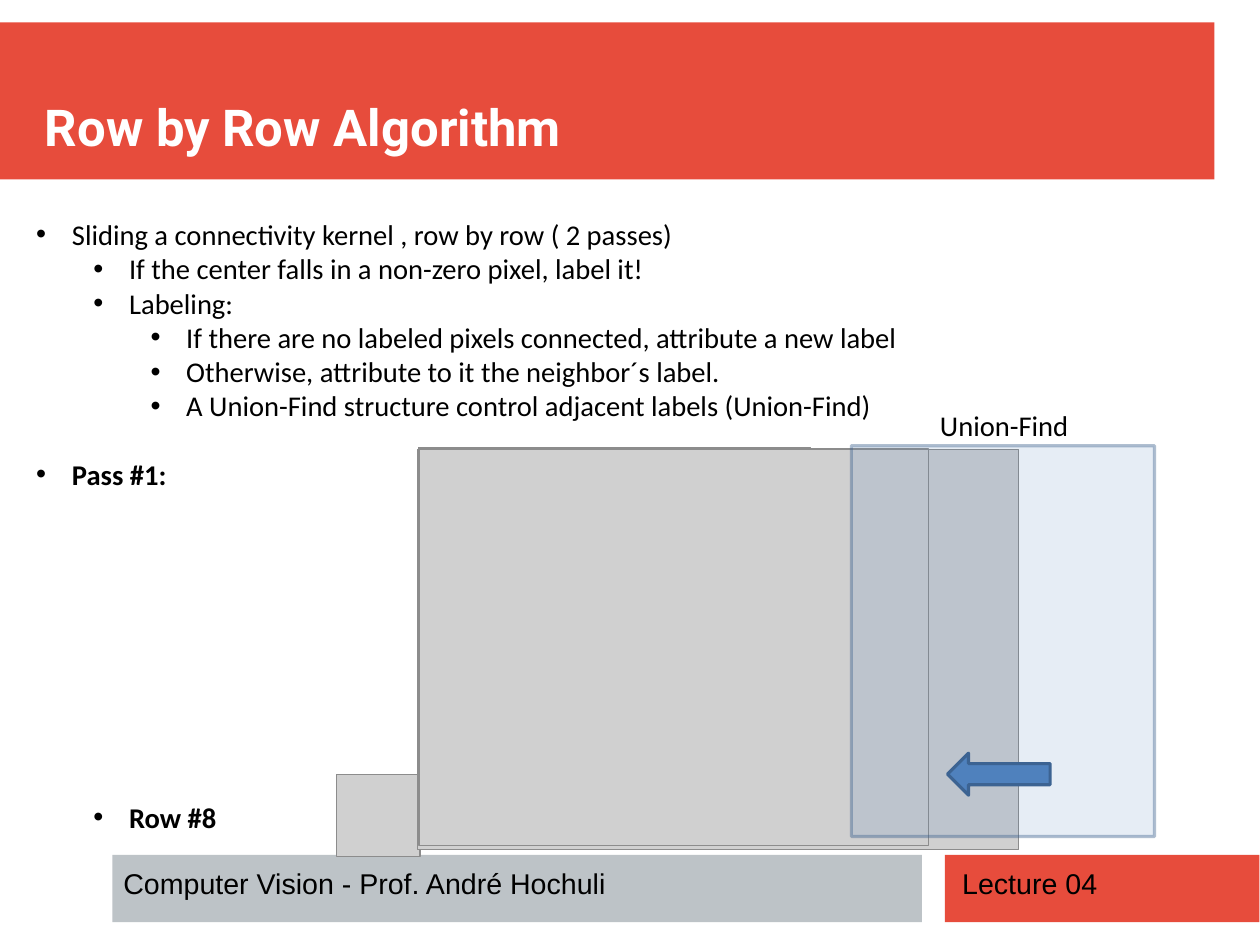
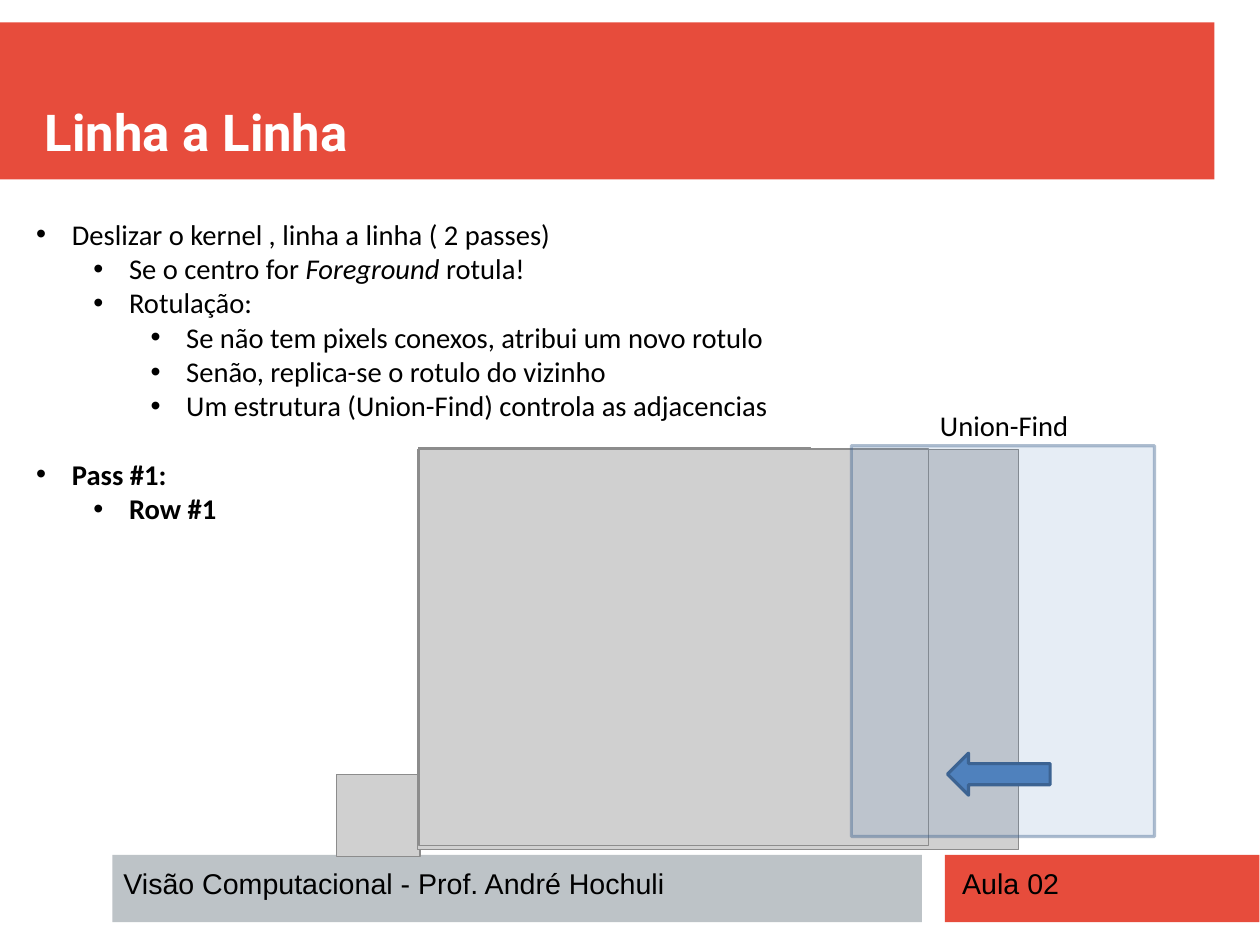
Before and after one commit to andrehochuli/teaching, a slide deck: slide 25 of Visão Computacional/Aula 02 - Filtros e Extração de Características/Aula 02 - Filtros e Extração de Características.pptx (slide 23 before the commit). Drawn at 1260x945 pixels with LibreOffice and Linux fonts; fonts in the diff are those of the drawing; grey boxes stand for pictures. Boxes give left, top, right and bottom in pixels: in the first picture for what was removed or moved away, otherwise in the second. Text is boxed around its words. In the diff, an @@ line names an element or a change of style, - is before the commit and + after.

Commit message:
Update Aula 02

```diff
--- a/Visão Computacional/Aula 02 - Filtros e Extração de Características/Aula 02 - Filtros e Extração de Características.pptx
+++ b/Visão Computacional/Aula 02 - Filtros e Extração de Características/Aula 02 - Filtros e Extração de Características.pptx
@@ text at bbox=[45, 113, 348, 152]: text changed @@
-Row by Row Algorithm
+Linha a Linha
@@ text removed at bbox=[72, 224, 896, 829] @@
-• Sliding a connectivity kernel , row by row ( 2 passes)
-  • If the center falls in a non-zero pixel, label it!
-  • Labeling:
-    • If there are no labeled pixels connected, attribute a new label
-    • Otherwise, attribute to it the neighbor´s label.
-    • A Union-Find structure control adjacent labels (Union-Find)
-• Pass #1:
-  • Row #8
@@ text added at bbox=[72, 224, 767, 520], 18 pt, text #000000 @@
+• Deslizar o kernel , linha a linha ( 2 passes)
+  • Se o centro for Foreground rotula!
+  • Rotulação:
+    • Se não tem pixels conexos, atribui um novo rotulo
+    • Senão, replica-se o rotulo do vizinho
+    • Um estrutura (Union-Find) controla as adjacencias
+• Pass #1:
+  • Row #1
@@ text at bbox=[123, 873, 664, 900]: text changed @@
-Computer Vision - Prof. André Hochuli
+Visão Computacional - Prof. André Hochuli
@@ text at bbox=[962, 873, 1059, 895]: text changed @@
-Lecture 04
+Aula 02
```
Also in this commit, not shown: 33 other slides changed, 4 slides added, 1 slide removed, 2 other files.
